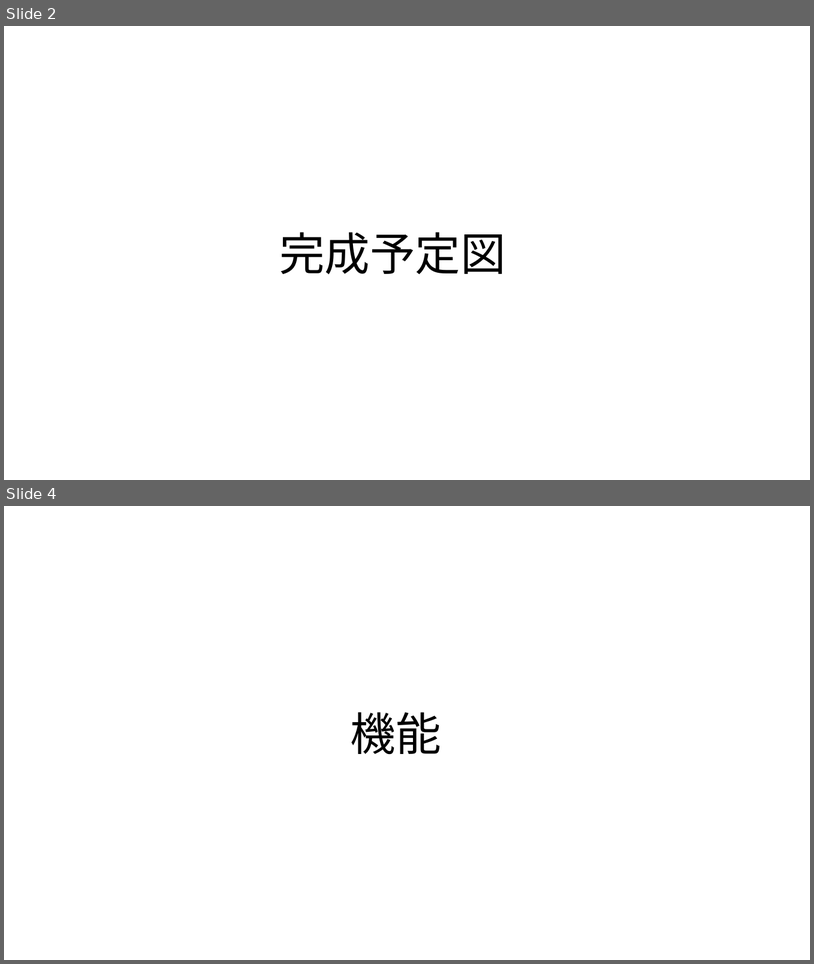
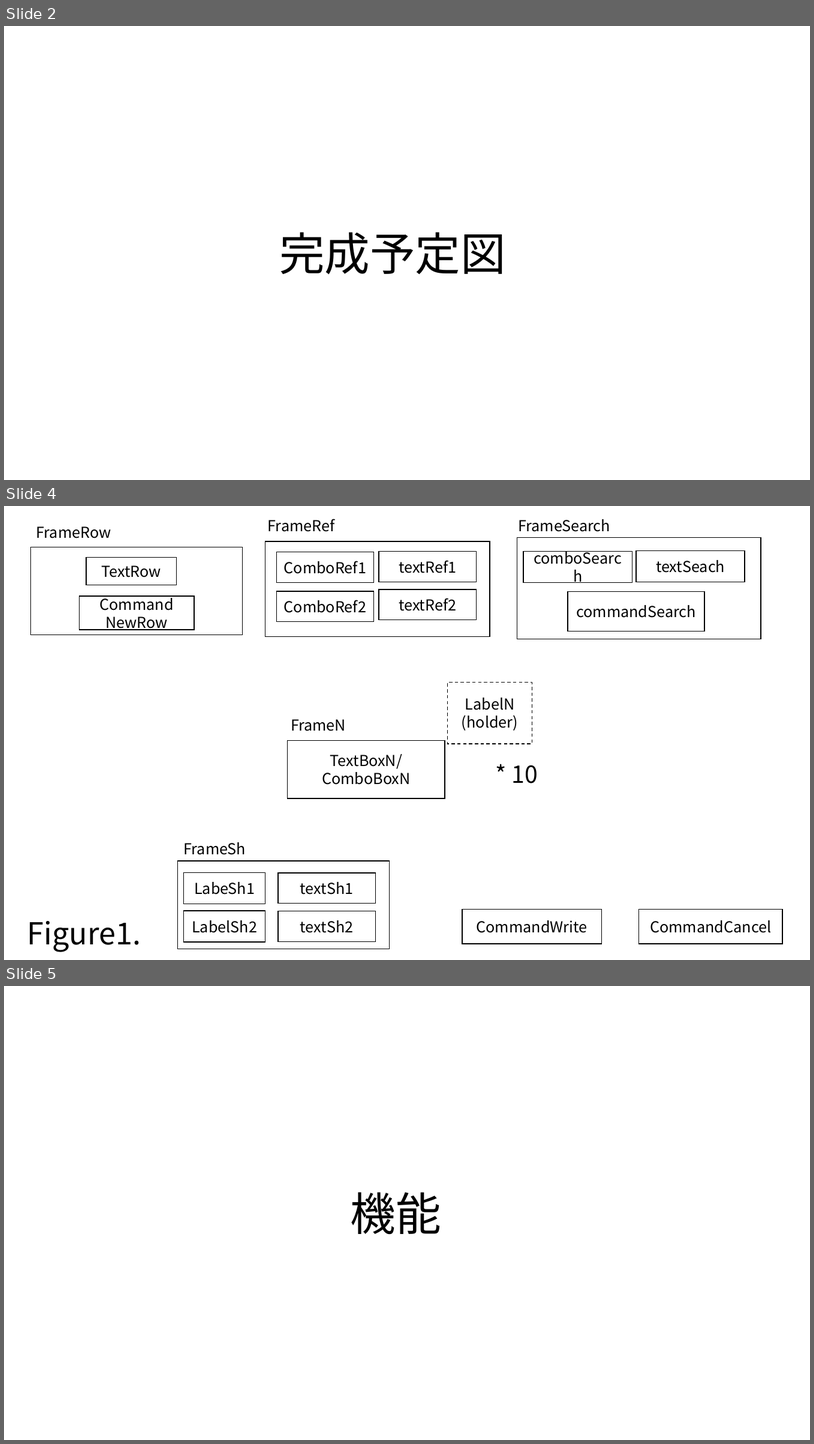
Before and after one commit to toshiakiasakura/rakutto_collect_project, a slide deck: prj_input/rakurakuInput.pptx. Shown one above the other, each under a label of ours: slides 2 and 4 before the commit, slides 2, 4 and 5 after it; the slides between them are not shown. The pictures are 814x964 and 814x1444 pixels, drawn with LibreOffice and Linux fonts; fonts in the diff are those of the drawing. Boxes give left, top, right and bottom in pixels: in the first picture for what was removed or moved away, otherwise in the second. Text is boxed around its words. In the diff, an @@ line names an element or a change of style, - is before the commit and + after.

```diff
--- a/prj_input/rakurakuInput.pptx
+++ b/prj_input/rakurakuInput.pptx
@@ slide 4 added at <box>4,506,810,960</box>, background #FFFFFF @@
@@ text added at <box>268,519,335,532</box>, 18 pt, text #000000 @@
+FrameRef
@@ text added at <box>518,519,611,532</box>, 18 pt, text #000000 @@
+FrameSearch
@@ text added at <box>36,526,111,538</box>, 18 pt, text #000000 @@
+FrameRow
@@ rectangle added at <box>518,537,761,639</box>, fill #FFFFFF, outline #000000 1 pt @@
@@ rectangle added at <box>30,547,242,635</box>, fill #FFFFFF, outline #000000 1 pt @@
@@ rectangle added at <box>86,558,177,585</box>, fill #FFFFFF, outline #000000 1 pt, 18 pt, text #000000 @@
+TextRow
@@ rectangle added at <box>524,552,633,583</box>, fill #FFFFFF, outline #000000 1 pt, 18 pt, text #000000 @@
+comboSearch
@@ rectangle added at <box>637,551,746,582</box>, fill #FFFFFF, outline #000000 1 pt, 18 pt, text #000000 @@
+textSeach
@@ group added at <box>266,541,490,637</box>: 5 rectangles @@
+ComboRef1
+ComboRef2
+textRef1
+textRef2
@@ rectangle added at <box>569,591,705,631</box>, fill #FFFFFF, outline #000000 1 pt, 18 pt, text #000000 @@
+commandSearch
@@ rectangle added at <box>79,596,194,630</box>, fill #FFFFFF, outline #000000 1 pt, 18 pt, text #000000 @@
+Command
+NewRow
@@ rectangle added at <box>448,682,533,744</box>, fill #FFFFFF, outline #000000 1 pt dashed, 18 pt, text #000000 @@
+LabelN
+(holder)
@@ text added at <box>291,719,346,731</box>, 18 pt, text #000000 @@
+FrameN
@@ rectangle added at <box>288,740,445,798</box>, fill #FFFFFF, outline #000000 1 pt, 18 pt, text #000000 @@
+TextBoxN/
+ComboBoxN
@@ text added at <box>512,765,539,783</box>, 28 pt, text #000000 @@
+* 10
@@ text added at <box>183,842,246,855</box>, 18 pt, text #000000 @@
+FrameSh
@@ rectangle added at <box>177,861,389,949</box>, fill #FFFFFF, outline #000000 1 pt @@
@@ rectangle added at <box>183,873,266,903</box>, fill #FFFFFF, outline #000000 1 pt, 18 pt, text #000000 @@
+LabeSh1
@@ rectangle added at <box>278,873,375,903</box>, fill #FFFFFF, outline #000000 1 pt, 18 pt, text #000000 @@
+textSh1
@@ rectangle added at <box>183,911,266,942</box>, fill #FFFFFF, outline #000000 1 pt, 18 pt, text #000000 @@
+LabelSh2
@@ rectangle added at <box>278,911,375,941</box>, fill #FFFFFF, outline #000000 1 pt, 18 pt, text #000000 @@
+textSh2
@@ rectangle added at <box>462,909,602,943</box>, fill #FFFFFF, outline #000000 1 pt, 18 pt, text #000000 @@
+CommandWrite
@@ rectangle added at <box>639,909,783,943</box>, fill #FFFFFF, outline #000000 1 pt, 18 pt, text #000000 @@
+CommandCancel
@@ text added at <box>27,921,141,952</box>, 36 pt, text #000000 @@
+Figure1.
@@ what was slide 4 is now slide 5 @@
```
Also in this commit, not shown: 7 slides changed, 3 other slides added, 15 other files.
